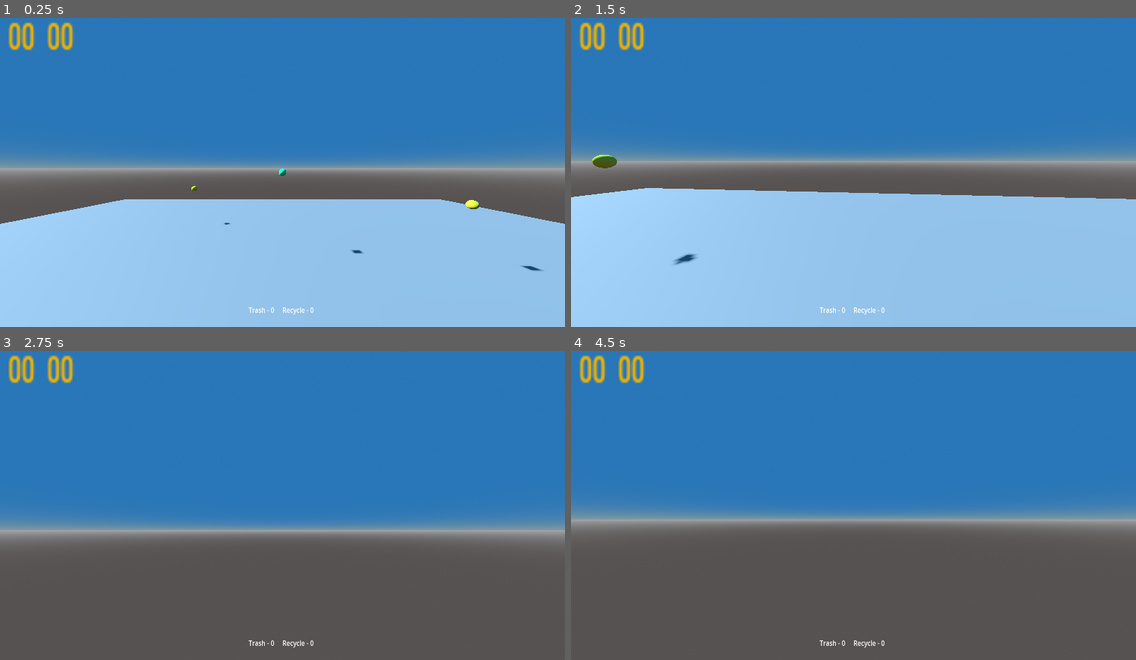
Above: before the commit, frames 1-4 (two rows, left to right).
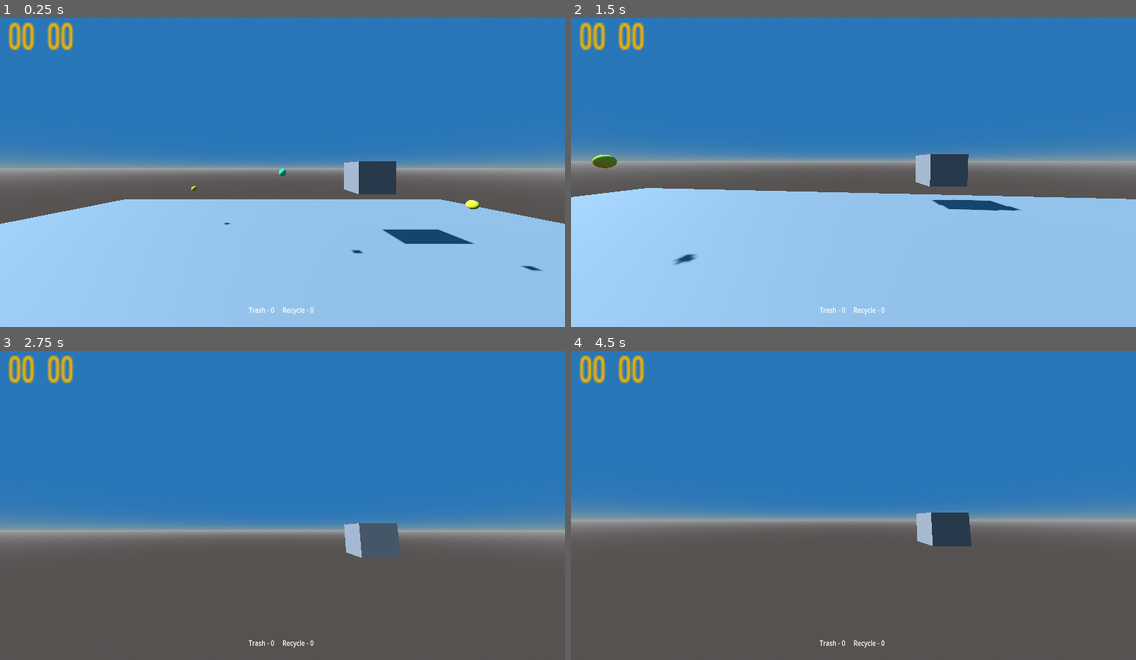
Above: after the commit, the same moments.

Repository: WoolyDrool/Jackal64
Game: Godot game, scene res://scenes/debug.tscn
Two runs of this game, one before a commit and one after it. Both use one fixed random seed, a clock stepped at 60 frames per second and the inputs below.
Inputs (mouse positions are in pixels of both pictures, inside the frame that each line leads up to):
- Up to frame 1 (0.25 s): no input
- Up to frame 2 (1.5 s): move the mouse to (881, 166) at 0.52 s; hold W (movement_forward) from 0.53 s (still down); tap E (interact_general) at 0.6 s; tap Space (movement_jump) at 0.77 s; move the mouse to (825, 169) at 1.27 s; click (825, 169) at 1.35 s
- Up to frame 3 (2.75 s): keep holding W (movement_forward); tap Space (movement_jump) at 1.52 s; move the mouse to (293, 496) at 2.02 s; right-click (293, 496) at 2.1 s
- Up to frame 4 (4.5 s): keep holding W (movement_forward); tap Enter at 2.75, 4.25 s; move the mouse to (847, 505) at 2.77 s; tap Middle mouse button (tool_tertiary) at 2.85 s; tap Space (movement_jump) at 3.02, 3.5, 3.77 s; move the mouse to (893, 505) at 3.52 s; tap E (interact_general) at 3.6 s; move the mouse to (808, 496) at 4.27 s; click (808, 496) at 4.35 s

The runs differ from the first frame. In frame 1, 1.5% of the frame differs, in the area x 60-84%, y 46-74%; in frame 2, 1.3%; in frame 3, 0.7%; in frame 4, 1.0%.

Commit message:
Added new hatchet to player

Diff:
--- a/entities/player/player.tscn
+++ b/entities/player/player.tscn
@@ -1,8 +1,9 @@
-[gd_scene load_steps=7 format=3 uid="uid://dpc2xjylcdgse"]
+[gd_scene load_steps=8 format=3 uid="uid://dpc2xjylcdgse"]
 
 [ext_resource type="Script" path="res://entities/player/player.gd" id="1_61xkj"]
 [ext_resource type="Script" path="res://entities/player/player_camera.gd" id="2_ecwpp"]
 [ext_resource type="PackedScene" uid="uid://cfuum0m1fdiet" path="res://ui/main_ui.tscn" id="2_xevq3"]
+[ext_resource type="PackedScene" uid="uid://bdxfhwdlyw4vh" path="res://entities/player/tools/tool_hatchet.tscn" id="3_4ghhx"]
 [ext_resource type="Script" path="res://entities/player/player_inventory.gd" id="5_2148u"]
 
 [sub_resource type="CapsuleShape3D" id="CapsuleShape3D_2muic"]
@@ -55,7 +56,6 @@
 grow_vertical = 2
 
 [node name="InteractText" type="Label" parent="Neck/Camera3D/ImmediateUI"]
-layout_mode = 0
 offset_right = 40.0
 offset_bottom = 23.0
 auto_translate = false
@@ -65,7 +65,15 @@
 
 [node name="Toolbelt" type="Node3D" parent="Neck"]
 
+[node name="Hatchet" parent="Neck/Toolbelt" instance=ExtResource("3_4ghhx")]
+transform = Transform3D(-4.37114e-08, 0, -1, 0, 1, 0, 1, 0, -4.37114e-08, 0, 0, 0)
+
+[node name="MeshInstance3D" parent="Neck/Toolbelt/Hatchet" index="4"]
+transform = Transform3D(0.2, 0, 0, 0, 1.4, 0, 0, 0, 0.2, -0.928355, -0.408911, -0.505601)
+
 [node name="MainUI" parent="." instance=ExtResource("2_xevq3")]
 
 [node name="Inventory" type="Node" parent="."]
 script = ExtResource("5_2148u")
+
+[editable path="Neck/Toolbelt/Hatchet"]
